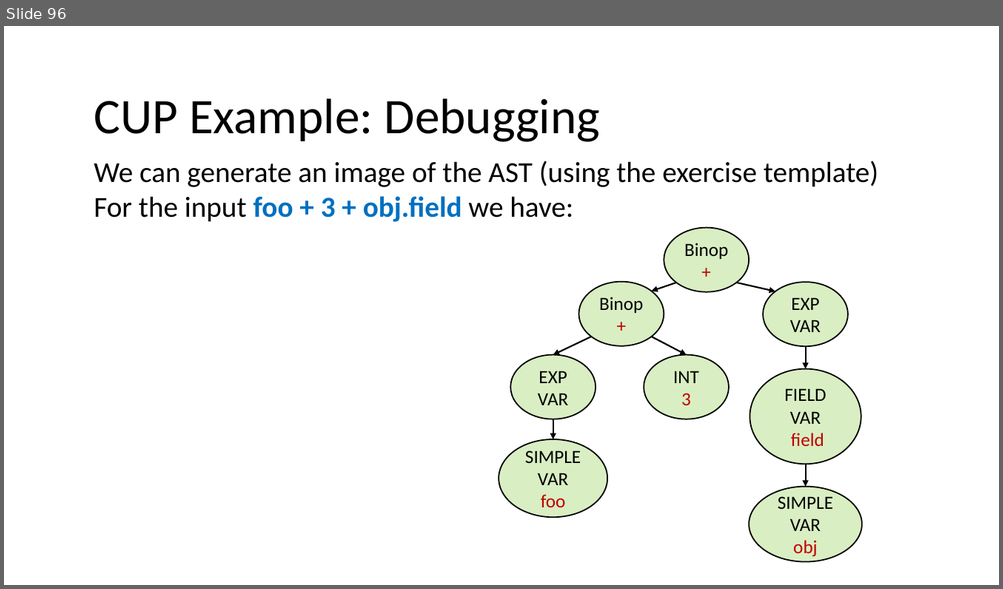
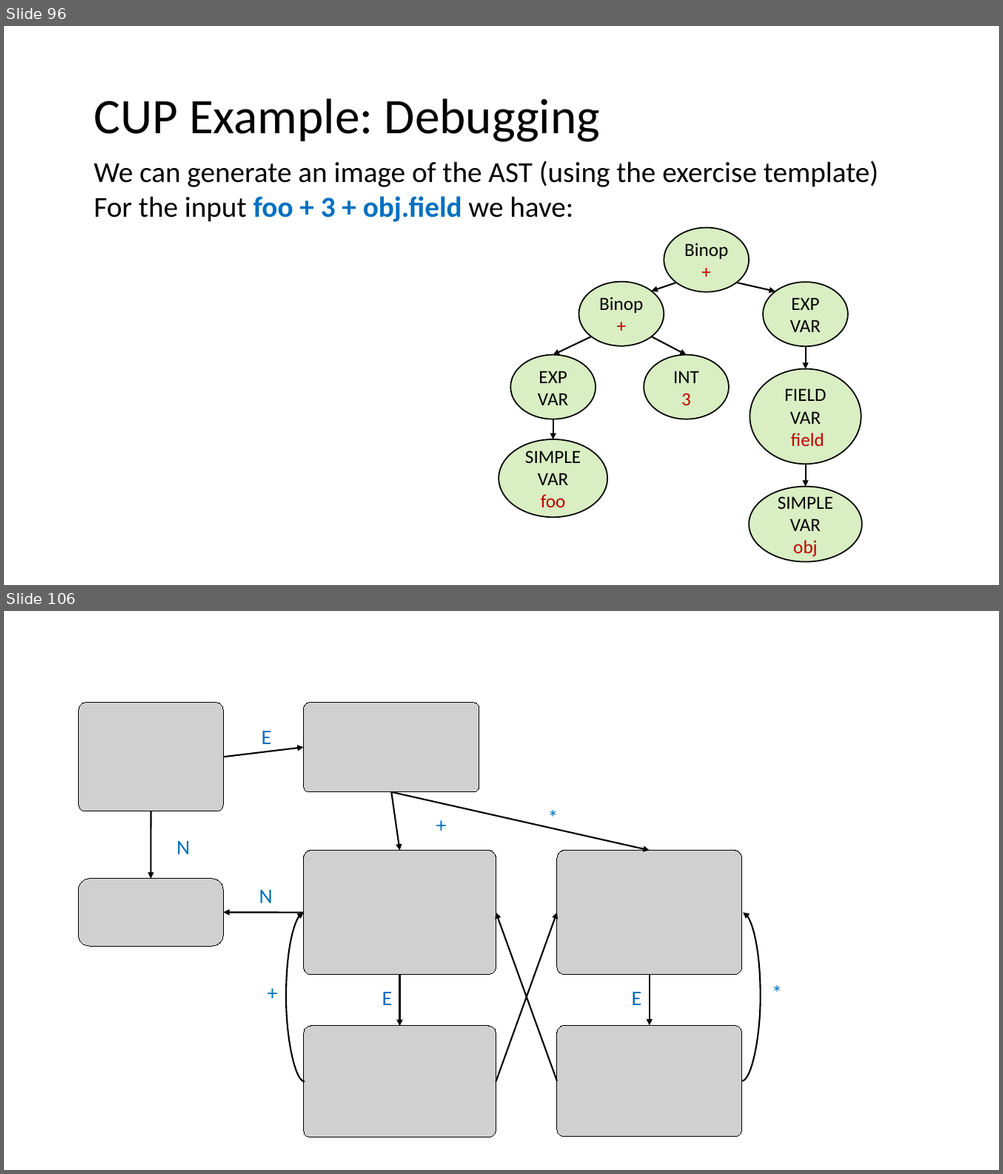
Before and after one commit to nivshani/compilation, a slide deck: slides/bottom_up_parsing.pptx. Shown one above the other, each under a label of ours: slide 96 before the commit, slides 96 and 106 after it; the slides between them are not shown. The pictures are 1003x589 and 1003x1174 pixels, drawn with LibreOffice and Linux fonts; fonts in the diff are those of the drawing; grey boxes stand for pictures. Boxes give left, top, right and bottom in pixels: in the first picture for what was removed or moved away, otherwise in the second. Text is boxed around its words. In the diff, an @@ line names an element or a change of style, - is before the commit and + after.

```diff
--- a/slides/bottom_up_parsing.pptx
+++ b/slides/bottom_up_parsing.pptx
@@ slide 106 added at (x1=4, y1=611, x2=999, y2=1170), background #FFFFFF @@
@@ picture added at (x1=79, y1=703, x2=223, y2=812) @@
@@ picture added at (x1=303, y1=703, x2=478, y2=792) @@
@@ text added at (x1=262, y1=731, x2=272, y2=744), 20 pt, text #0070C0 @@
+E
@@ arrow added from (223, 758) to (303, 748), #000000 1.5 pt @@
@@ arrow added from (391, 792) to (399, 851), #000000 1.5 pt @@
@@ arrow added from (391, 792) to (649, 851), #000000 1.5 pt @@
@@ text added at (x1=429, y1=808, x2=466, y2=841), 20 pt, text #0070C0 @@
++
@@ text added at (x1=540, y1=801, x2=578, y2=834), 20 pt, text #0070C0 @@
+*
@@ arrow added from (151, 812) to (151, 879), #000000 1.5 pt @@
@@ text added at (x1=176, y1=841, x2=190, y2=854), 20 pt, text #0070C0 @@
+N
@@ picture added at (x1=303, y1=851, x2=495, y2=975) @@
@@ picture added at (x1=557, y1=851, x2=742, y2=975) @@
@@ picture added at (x1=79, y1=879, x2=223, y2=947) @@
@@ text added at (x1=259, y1=890, x2=273, y2=903), 20 pt, text #0070C0 @@
+N
@@ arrow added from (303, 912) to (223, 912), #000000 1.5 pt @@
@@ curved arrow added from (304, 1082) to (303, 912), #000000 1.5 pt @@
@@ arrow added from (557, 1082) to (495, 912), #000000 1.5 pt @@
@@ arrow added from (495, 1082) to (557, 912), #000000 1.5 pt @@
@@ curved arrow added from (742, 1082) to (743, 912), #000000 1.5 pt @@
@@ text added at (x1=260, y1=977, x2=298, y2=1009), 20 pt, text #0070C0 @@
++
@@ arrow added from (399, 975) to (399, 1027), #000000 1.5 pt @@
@@ arrow added from (649, 975) to (649, 1026), #000000 1.5 pt @@
@@ text added at (x1=764, y1=977, x2=802, y2=1009), 20 pt, text #0070C0 @@
+*
@@ text added at (x1=382, y1=992, x2=392, y2=1005), 20 pt, text #0070C0 @@
+E
@@ text added at (x1=632, y1=992, x2=642, y2=1005), 20 pt, text #0070C0 @@
+E
@@ picture added at (x1=303, y1=1027, x2=495, y2=1139) @@
@@ picture added at (x1=557, y1=1026, x2=742, y2=1138) @@
```
Also in this commit, not shown: 9 other slides added, 1 other file.
